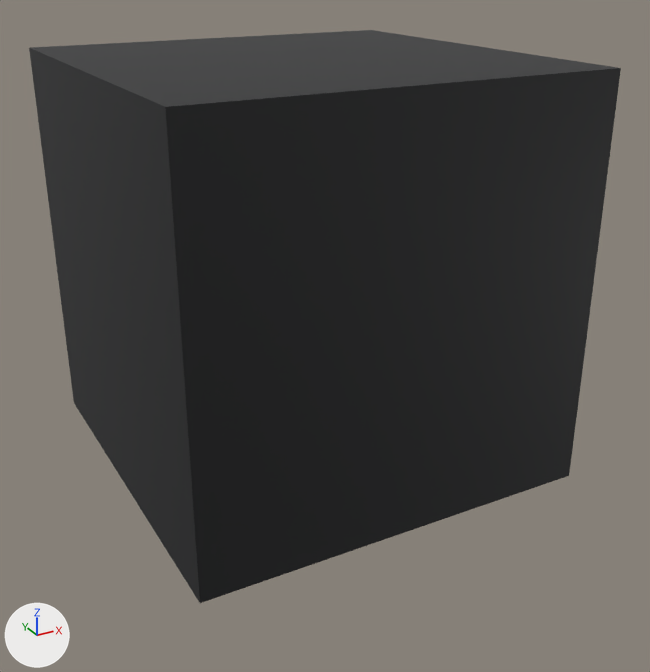
Two versions of the glTF model danbyte/assets/Generic/TELCO-2POST.far.glb, one commit apart.
Both versions are drawn from a 50 mm camera at (-0.787, -1.416, 1.245) aimed at (0.194, 0.366, 0.353). The axes (+X, +Y, +Z) are drawn at lower left. The lights are the same throughout. The older version comes first. Where no turn or scale is listed for an object, it has been applied to the vertices. Vertices at exactly the same position are counted once.
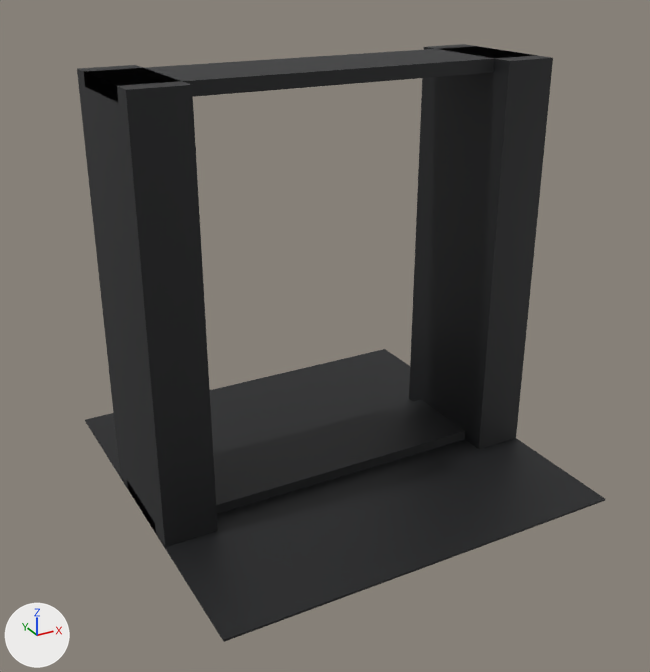
Location of each change, (x1, y1, x2, y2) in pixels of the pictures (650 x 672 px; the box of a moved part takes in the faces that stretch with it):
'Mesh_0', reshaped, moved (11% narrower): before (29, 30, 621, 603); after (77, 44, 605, 642)
part 1 of me_mesh_0, added (black): after (409, 44, 553, 449)
part 2 of me_mesh_0, added (black): after (77, 65, 218, 548)
part 3 of me_mesh_0, added (black): after (127, 400, 465, 532)
part 4 of me_mesh_0, added: after (84, 46, 536, 102)
part 5 of me_mesh_0, moved or reshaped: before (29, 30, 621, 603); after (85, 349, 605, 642)

Patch to the scene script:
```diff
--- a/danbyte/assets/Generic/TELCO-2POST.far.glb.py
+++ b/danbyte/assets/Generic/TELCO-2POST.far.glb.py
@@ me_mesh_0 @@
 # used by ob_mesh_0; location = (-0.3, 1.0, 0.0)
-me_mesh_0.from_pydata(...)  # 8 vertices, 12 faces; spans x 0.0..1.0, y -1.0..0.0, z 0.0..1.0
+me_mesh_0.from_pydata(...)  # 40 vertices, 60 faces; spans x 0.0..1.0, y -1.0..0.0, z 0.0..1.0
+# me_mesh_0 part 1: a new loose piece, a box spanning x 0.874..1.0, y -0.667..-0.333, z 0.0..1.0, in mat_frame (black #1b1c1e)
+# me_mesh_0 part 2: a new loose piece, a box spanning x 0.0..0.126, y -0.667..-0.333, z 0.0..1.0, in mat_frame (black #1b1c1e)
+# me_mesh_0 part 3: a new loose piece, a box spanning x 0.0..1.0, y -0.605..-0.395, z 0.005..0.03, in mat_frame (black #1b1c1e)
+# me_mesh_0 part 4: a new loose piece, a box spanning x 0.0..1.0, y -0.614..-0.386, z 0.97..1.0, in mat_frame (black #1b1c1e)
+# me_mesh_0 part 5
+# 4 vertices are removed from x 0.0..1.0, y -1.0..0.0, z 1.0
+# 10 faces are deleted
+# 4 vertices are added at (0.0, -1.0, 0.005), (0.0, 0.0, 0.005), (1.0, 0.0, 0.005), (1.0, -1.0, 0.005)
+# 10 new faces join them
 me_mesh_0.materials.append(mat_frame)
@@ ob_mesh_0 @@
 ob_mesh_0 = bpy.data.objects.new('Mesh_0', me_mesh_0)
-ob_mesh_0.location = (-0.3, 1.0, 0.0)
+ob_mesh_0.location = (-0.301, 0.873, 0.0)
```
